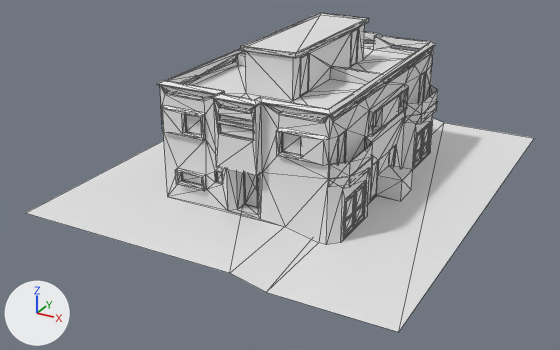
Before and after pictures for a commit that changed the glTF model src/assets/house.glb.
One viewpoint serves both versions: a 50 mm camera at (9.2, -18.59, 9.59) aimed at (-0.41, -1.11, 0.85). Every picture has the same lights, and +X, +Y and +Z are marked at lower left. Mesh edges are drawn as thin lines. Where no turn or scale is listed for an object, it has been applied to the vertices. Vertices at the same position are counted once.

Names of what the first picture shows: 'house2'.
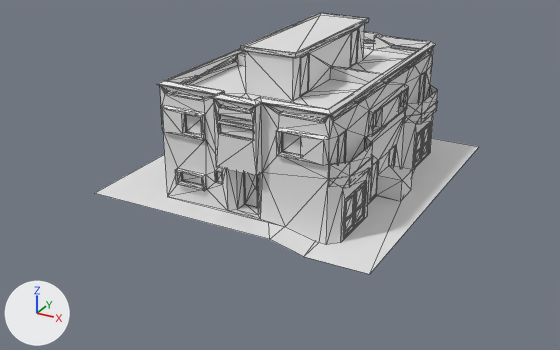
Scene script edits in JSON lines:
```json
{"block": "me_house2", "where": "me_house2.from_pydata(...)  # 1320 vertices, 2634 faces; spans x -5.05..5.05, y -6.15..6.15, z 0.51..4.72"}
{"block": "me_house2", "where": "# used by ob_house2; location = (0.0, 0.0, 0.0)"}
{"block": "me_house2", "change": "me_house2 part 1"}
{"op": "set", "path": "me_house2.vertices[1312].co", "old": "(2.02, -6.15, 0.53)", "new": "(2.02, -4.37, 0.53)", "note": "pixel (266, 292) -> pixel (303, 256)"}
{"op": "set", "path": "me_house2.vertices[1313].co", "old": "(5.05, -6.15, 0.53)", "new": "(3.68, -4.37, 0.53)", "note": "pixel (398, 332) -> pixel (369, 274)"}
{"op": "set", "path": "me_house2.vertices[1314].co", "old": "(2.02, 6.15, 0.53)", "new": "(2.02, 4.54, 0.53)", "note": "pixel (444, 122) -> not seen"}
{"op": "set", "path": "me_house2.vertices[1315].co", "old": "(5.05, 6.15, 0.53)", "new": "(3.68, 4.54, 0.53)", "note": "pixel (534, 138) -> pixel (479, 146)"}
{"op": "set", "path": "me_house2.vertices[1316].co", "old": "(1.1, -6.15, 0.74)", "new": "(1.1, -4.37, 0.74)", "note": "pixel (229, 273) -> pixel (269, 239)"}
{"op": "set", "path": "me_house2.vertices[1317].co", "old": "(1.1, 6.15, 0.74)", "new": "(1.1, 4.54, 0.74)"}
{"op": "set", "path": "me_house2.vertices[1318].co", "old": "(-5.05, -6.15, 0.74)", "new": "(-4.32, -4.37, 0.74)", "note": "pixel (25, 213) -> pixel (94, 193)"}
{"op": "set", "path": "me_house2.vertices[1319].co", "old": "(-5.05, 6.15, 0.74)", "new": "(-4.32, 4.54, 0.74)"}
```

Boxes [x1, y1, x2, y2] around the edits, measured in the pictures (560 x 350 px; the box of a moved part takes in the faces that stretch with it):
```json
{"object": "house2", "change": "reshaped", "before": [27, 13, 534, 332], "after": [95, 13, 479, 274], "on screen": "24% narrower, 18% shorter"}
{"part": 1, "of": "me_house2", "change": "moved or reshaped", "before": [27, 118, 534, 332], "after": [95, 138, 479, 274]}
```
